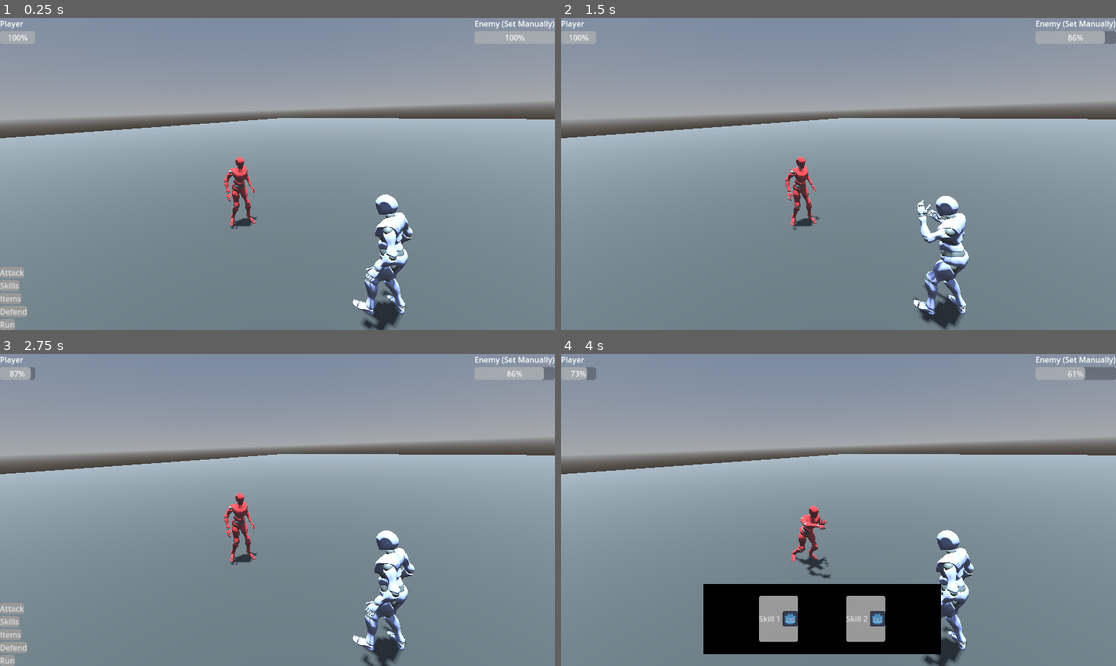
Above: before the commit, frames 1-4 (two rows, left to right).
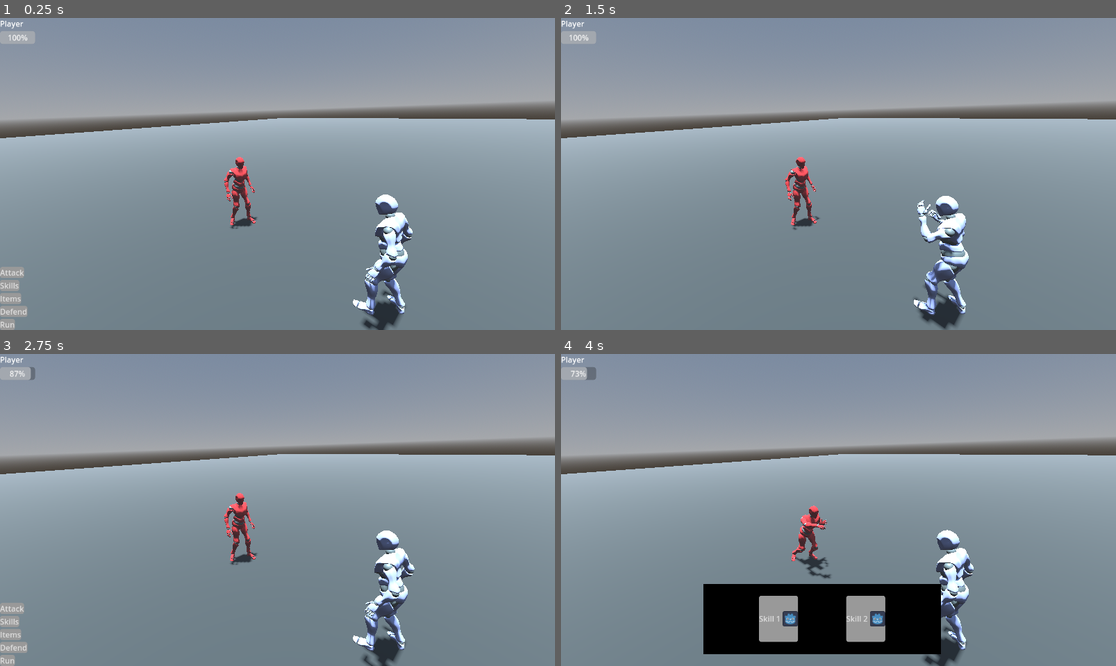
Above: after the commit, the same moments.

Repository: Cute-Fame-Studio/3D-TurnBasedCombat
Game: Godot game, scene res://maps/battle_scenes/test.tscn
The game is run twice, just before and just after one commit, with the same random seed, the same clock (stepped at 60 frames per second) and the same inputs.
Inputs (mouse positions are in pixels of both pictures, inside the frame that each line leads up to):
- Up to frame 1 (0.25 s): no input
- Up to frame 2 (1.5 s): click "Attack" at 0.5 s; move the mouse to (960, 158) at 1.27 s; click (960, 158) at 1.42 s
- Up to frame 3 (2.75 s): drag from (166, 525) to (249, 572) at 2.02 s
- Up to frame 4 (4 s): click "Skills" at 2.75 s; click "Items" at 3.5 s

The runs differ from the first frame. In frame 1, 0.7% of the frame differs, in the area x 85-100%, y 0-9%; in frame 2, 0.7%; in frame 3, 0.7%; in frame 4, 0.7%.

Commit message:
I forgot something!

Diff:
--- a/battle-manager/battlehud/battlehud.tscn
+++ b/battle-manager/battlehud/battlehud.tscn
@@ -12,12 +12,11 @@
 # Declare the progress bar node
 @onready var enemy_health_bar: ProgressBar = $EnemyHealthBar
 
-func add_character(_character: Node):
-	pass
-	#Add a new label or update existing UI elements
-	#var label = Label.new()
-	#label.text = character.character_name
-	#add_child(label)
+func add_character(character: Node):
+	# Add a new label or update existing UI elements
+	var label = Label.new()
+	label.text = character.character_name
+	add_child(label)
 
 func update_enemy_stats(character: Node):
 	# Update enemy-specific UI elements
@@ -92,27 +91,40 @@
 offset_bottom = 74.0
 
 [node name="EnemyStats" type="VBoxContainer" parent="Control"]
+visible = false
 layout_mode = 1
-anchors_preset = 1
+anchors_preset = 1 # Top-Right corner
 anchor_left = 1.0
 anchor_right = 1.0
-offset_left = -73.0
-offset_bottom = 76.0
+anchor_top = 0.0
+anchor_bottom = 0.0
+offset_left = -200
+offset_top = 20
+offset_right = -20
+offset_bottom = 100
 grow_horizontal = 0
 script = SubResource("GDScript_mbt63")
 
 [node name="EnemyNameLabel" type="Label" parent="Control/EnemyStats"]
 layout_mode = 2
-text = "Enemy (Set Manually)"
+text = "Test"
 
 [node name="EnemyHealthBar" type="ProgressBar" parent="Control/EnemyStats"]
 layout_mode = 2
 
 [node name="PlayerStats" type="VBoxContainer" parent="Control"]
 layout_mode = 1
-offset_left = 272.0
-offset_right = 345.0
-offset_bottom = 104.0
+anchors_preset = 2 # Top-Left corner
+anchor_top = 0.0
+anchor_bottom = 0.0
+anchor_left = 0.0
+anchor_right = 0.0
+offset_left = 20
+offset_top = 20
+offset_right = 200
+offset_bottom = 100
+grow_vertical = 1
+grow_horizontal = 1
 script = ExtResource("2_64dmw")
 
 [node name="PlayerNameLabel" type="Label" parent="Control/PlayerStats"]
